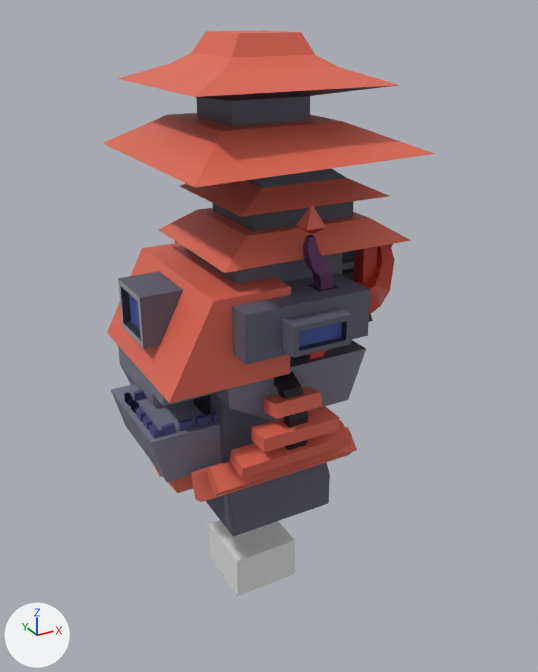
What one commit did to the Blender file Art.Src/TowerGenerator/Chunks_00.blend.
Before and after are seen from a 50 mm lens placed at (-13.0, -25.3, 23.0), pointed at (1.1, 0.2, 10.3). The axes (+X, +Y, +Z) are drawn at lower left. The lights are the same throughout.
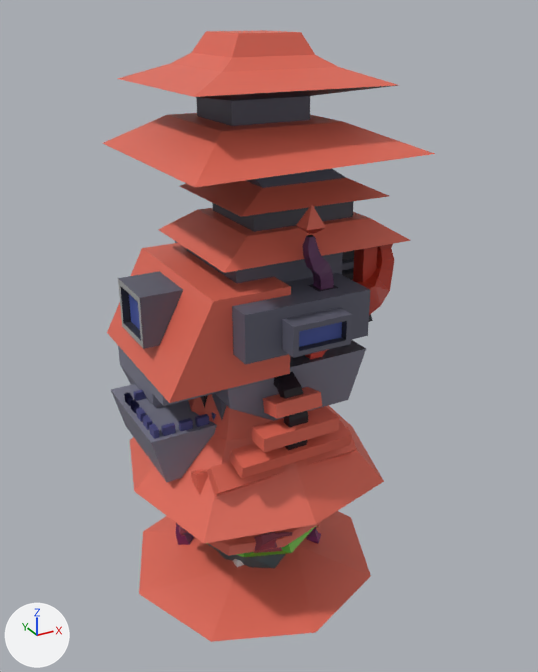
Changed parts and their boxes (x1, y1, x2, y2) in the pictures (538 x 672 px):
'Cube.024', shown (red)
    after: (139, 511, 371, 642)
'Cube.042', shown (red)
    after: (130, 394, 384, 544)
'Cube.041', shown (red)
    after: (208, 521, 321, 556)
'Land', shown (black)
    after: (206, 526, 316, 568)
'Rock.001', shown (red)
    after: (244, 531, 292, 557)
'Cone.002', shown
    after: (176, 523, 194, 545)
'Cone.004', shown
    after: (306, 521, 322, 544)
'Rock.002', shown
    after: (179, 526, 189, 536)
'Cube.002', unchanged, covered by the edit
    before: (206, 393, 330, 536)
    after: (212, 393, 227, 420)
'PlaceholderConnector.006', unchanged, covered by the edit
    before: (209, 520, 295, 579)
    after: (233, 559, 244, 567)

Diff of the bpy script that builds the scene:
```diff
--- a/Art.Src/TowerGenerator/Chunks_00.blend.py
+++ b/Art.Src/TowerGenerator/Chunks_00.blend.py
@@ ob_cube_042 @@
 ob_cube_042.location = (0.0, 0.0, 0.0)
-ob_cube_042.hide_set(True)
@@ ob_cube_041 @@
 ob_cube_041.location = (0.0, 0.0, 0.0)
-ob_cube_041.hide_set(True)
@@ ob_cube_024 @@
 ob_cube_024.location = (0.0, 0.0, 0.0)
-ob_cube_024.hide_set(True)
@@ ob_cone_002 @@
 ob_cone_002.location = (0.0, 0.0, 0.0)
-ob_cone_002.hide_set(True)
@@ ob_cone_004 @@
 ob_cone_004.location = (-0.155, 0.109, 0.0502)
-ob_cone_004.hide_set(True)
@@ ob_land @@
 ob_land.location = (0.0, 0.0, 0.0)
-ob_land.hide_set(True)
@@ ob_rock_001 @@
 ob_rock_001.location = (0.0, 0.0, 0.0)
-ob_rock_001.hide_set(True)
@@ ob_rock_002 @@
 ob_rock_002.location = (0.0, 0.0, 0.0)
-ob_rock_002.hide_set(True)
```
